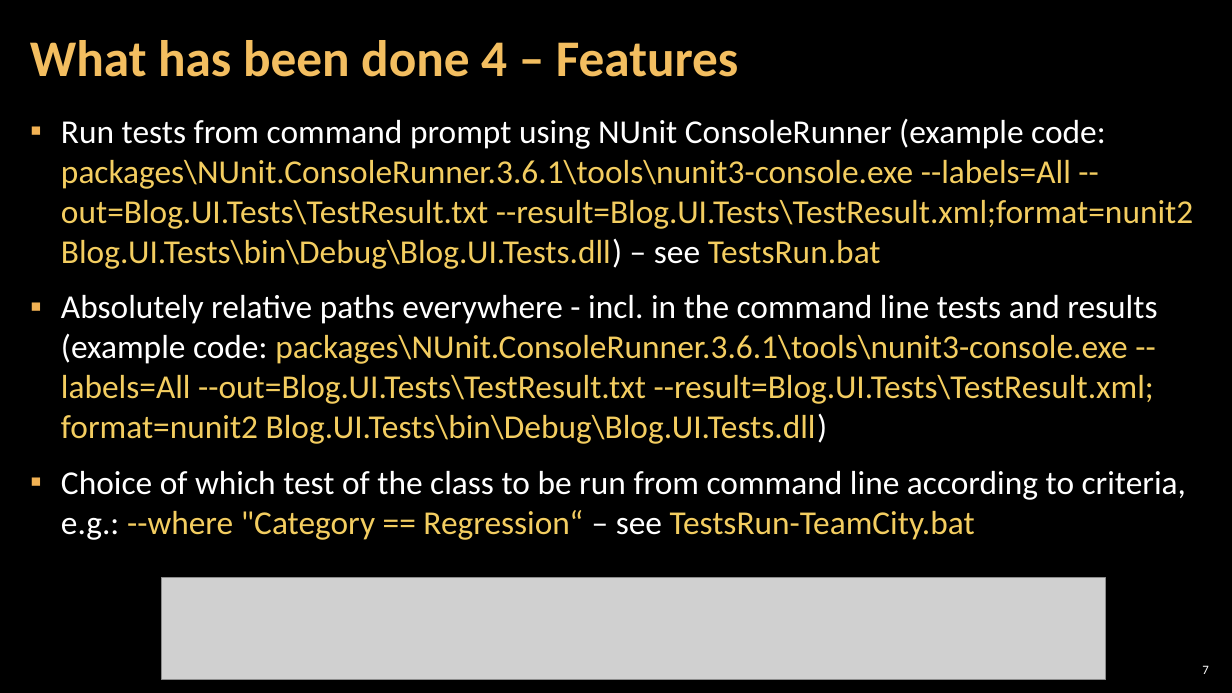
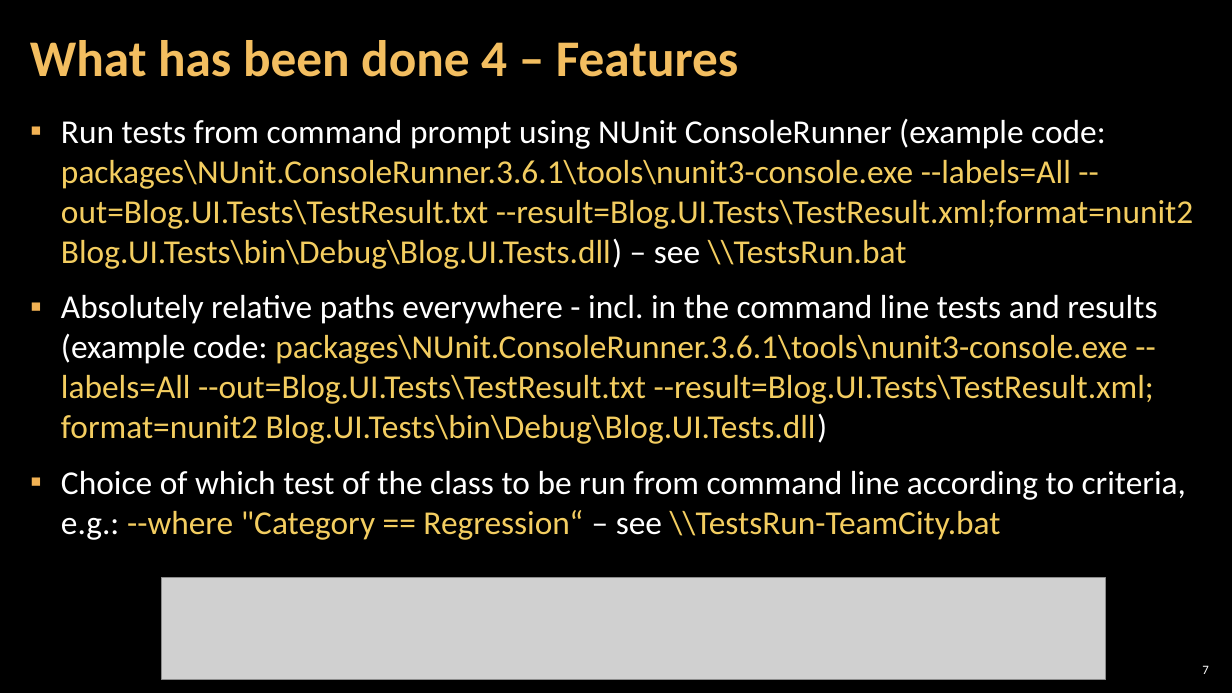
Before and after one commit to vankatabe/Feijoa, a slide deck: slide 7 of Documentation/SoftUni-QA_Automation-BlogProject-Feijoa-Features.pptx. Drawn at 1232x693 pixels with LibreOffice and Linux fonts; fonts in the diff are those of the drawing; grey boxes stand for pictures; background and template pictures are left out. Boxes give left, top, right and bottom in pixels: in the first picture for what was removed or moved away, otherwise in the second. Text is boxed around its words. In the diff, an @@ line names an element or a change of style, - is before the commit and + after.

```diff
--- a/Documentation/SoftUni-QA_Automation-BlogProject-Feijoa-Features.pptx
+++ b/Documentation/SoftUni-QA_Automation-BlogProject-Feijoa-Features.pptx
@@ text at (x1=61, y1=119, x2=1193, y2=269): text changed @@
-▪ Run tests from command prompt using NUnit ConsoleRunner (example code: packages\NUnit.ConsoleRunner.3.6.1\tools\nunit3-console.exe --labels=All --out=Blog.UI.Tests\TestResult.txt --result=Blog.UI.Tests\TestResult.xml;format=nunit2 Blog.UI.Tests\bin\Debug\Blog.UI.Tests.dll) – see TestsRun.bat
+▪ Run tests from command prompt using NUnit ConsoleRunner (example code: packages\NUnit.ConsoleRunner.3.6.1\tools\nunit3-console.exe --labels=All --out=Blog.UI.Tests\TestResult.txt --result=Blog.UI.Tests\TestResult.xml;format=nunit2 Blog.UI.Tests\bin\Debug\Blog.UI.Tests.dll) – see \\TestsRun.bat
@@ text at (x1=61, y1=471, x2=1186, y2=540): text changed @@
-▪ Choice of which test of the class to be run from command line according to criteria, e.g.: --where "Category == Regression“ – see TestsRun-TeamCity.bat
+▪ Choice of which test of the class to be run from command line according to criteria, e.g.: --where "Category == Regression“ – see \\TestsRun-TeamCity.bat
```
Also in this commit, not shown: 8 other slides changed, 5 other files.
